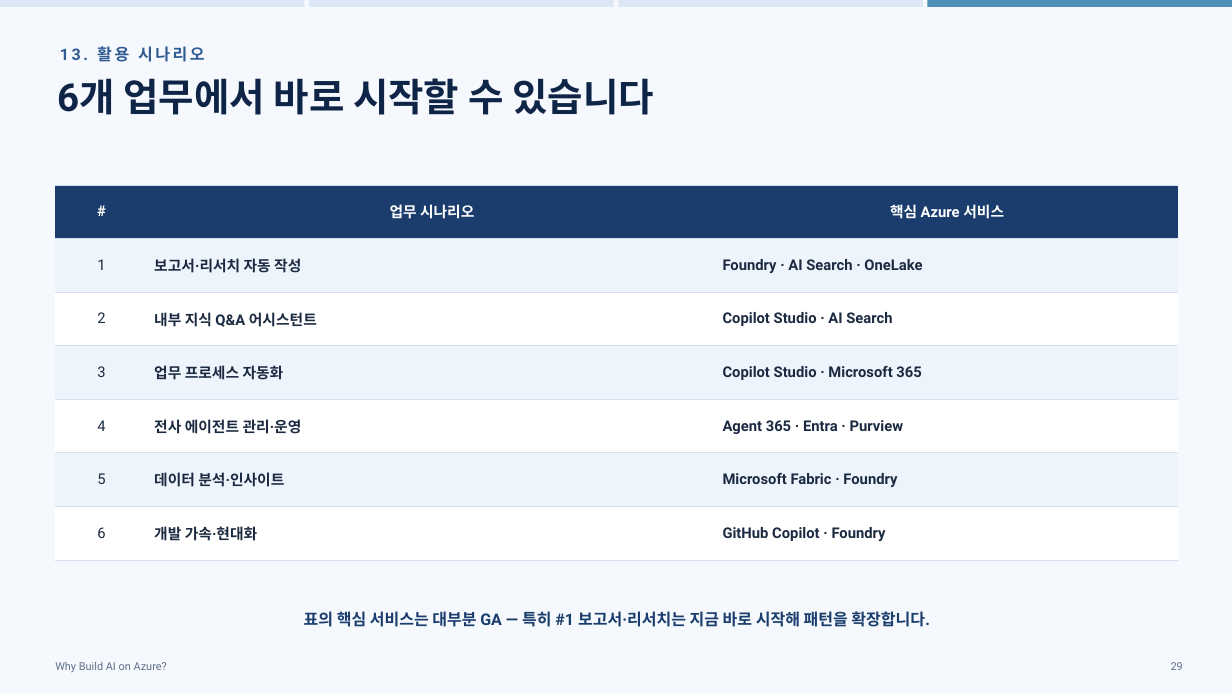
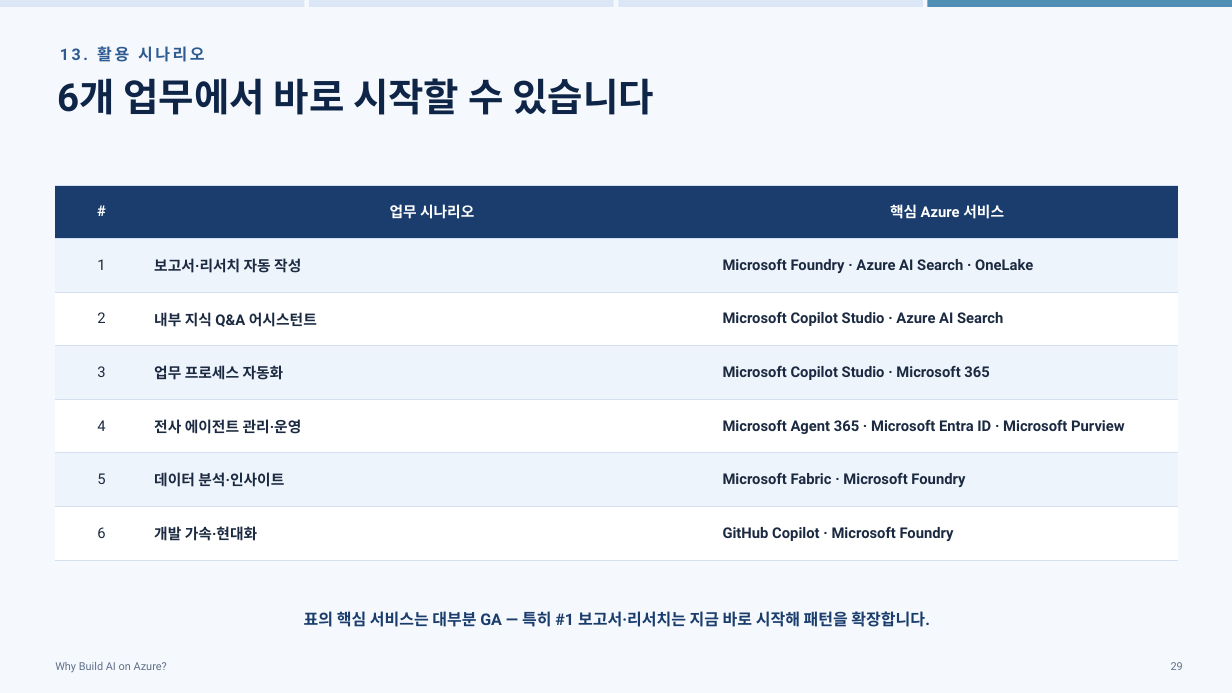
Before and after one commit to hijigoo/why-build-ai-on-azure, a slide deck: slide 29 of PROD-why-build-ai-on-azure.pptx. Drawn at 1232x693 pixels with LibreOffice and Linux fonts; fonts in the diff are those of the drawing. Boxes give left, top, right and bottom in pixels: in the first picture for what was removed or moved away, otherwise in the second. Text is boxed around its words. In the diff, an @@ line names an element or a change of style, - is before the commit and + after.

```diff
--- a/PROD-why-build-ai-on-azure.pptx
+++ b/PROD-why-build-ai-on-azure.pptx
@@ table at (55, 185, 1178, 545) @@
-row 2, column 3: Foundry · AI Search · OneLake
+row 2, column 3: Microsoft Foundry · Azure AI Search · OneLake
-row 3, column 3: Copilot Studio · AI Search
+row 3, column 3: Microsoft Copilot Studio · Azure AI Search
-row 4, column 3: Copilot Studio · Microsoft 365
+row 4, column 3: Microsoft Copilot Studio · Microsoft 365
-row 5, column 3: Agent 365 · Entra · Purview
+row 5, column 3: Microsoft Agent 365 · Microsoft Entra ID · Microsoft Purview
-row 6, column 3: Microsoft Fabric · Foundry
+row 6, column 3: Microsoft Fabric · Microsoft Foundry
-row 7, column 3: GitHub Copilot · Foundry
+row 7, column 3: GitHub Copilot · Microsoft Foundry
```
Also in this commit, not shown: 17 other slides changed, 1 other file.
